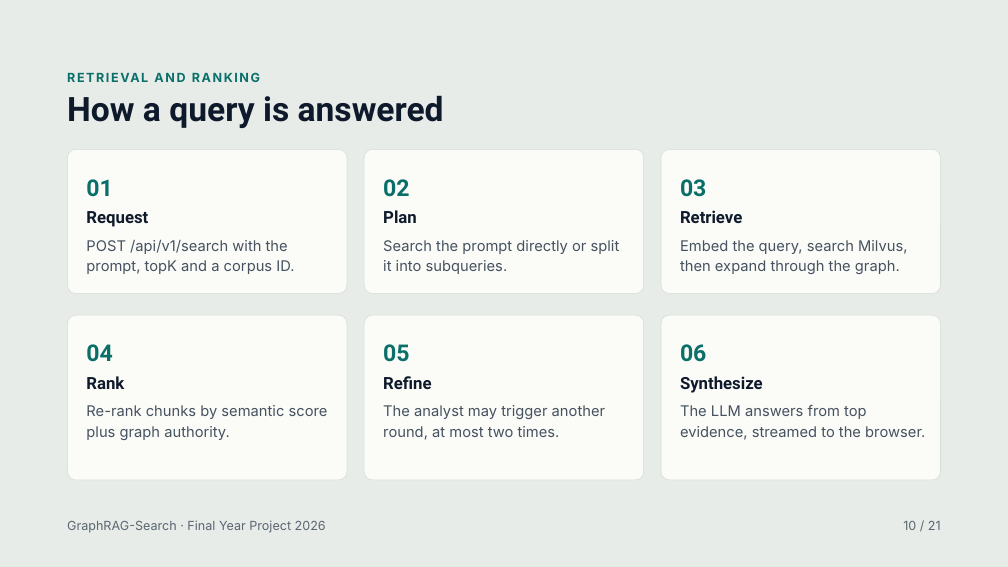
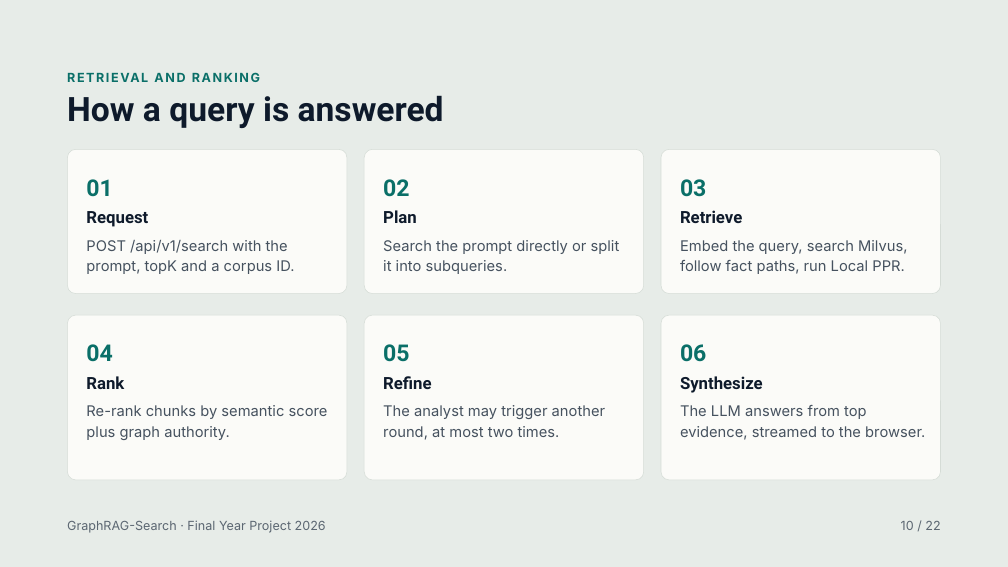
Before and after one commit to williamfaraday123/GraphRAG-Search, a slide deck: slide 10 of GraphRAG-Search Reimagining PageRank for Generative Information Retrieval (1).pptx. Drawn at 1008x567 pixels with LibreOffice and Linux fonts; fonts in the diff are those of the drawing. Boxes give left, top, right and bottom in pixels: in the first picture for what was removed or moved away, otherwise in the second. Text is boxed around its words. In the diff, an @@ line names an element or a change of style, - is before the commit and + after.

```diff
--- a/GraphRAG-Search Reimagining PageRank for Generative Information Retrieval (1).pptx
+++ b/GraphRAG-Search Reimagining PageRank for Generative Information Retrieval (1).pptx
@@ text at [680, 240, 907, 274]: text changed @@
-Embed the query, search Milvus, then expand through the graph.
+Embed the query, search Milvus, follow fact paths, run Local PPR.
@@ text at [901, 521, 940, 530]: text changed @@
-10 / 21
+10 / 22
```
Also in this commit, not shown: 18 other slides changed, 1 slide added, 8 other files.
